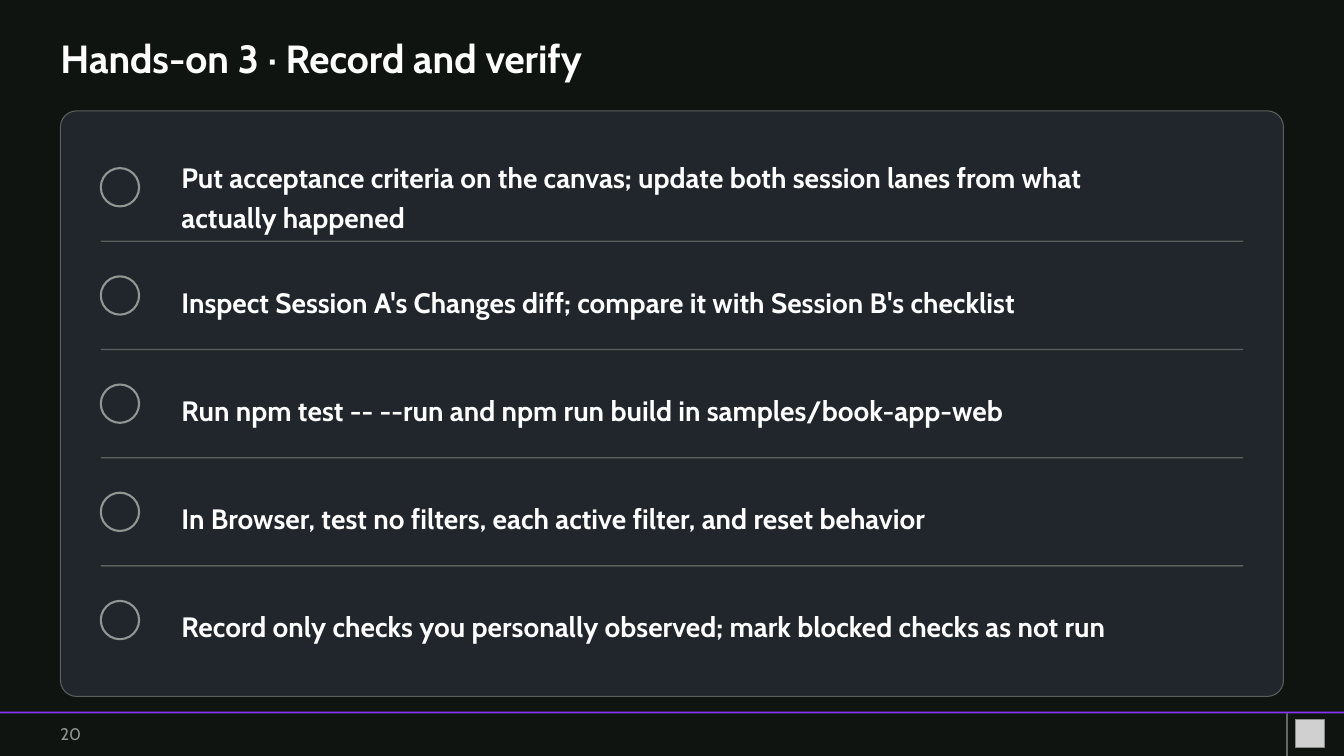
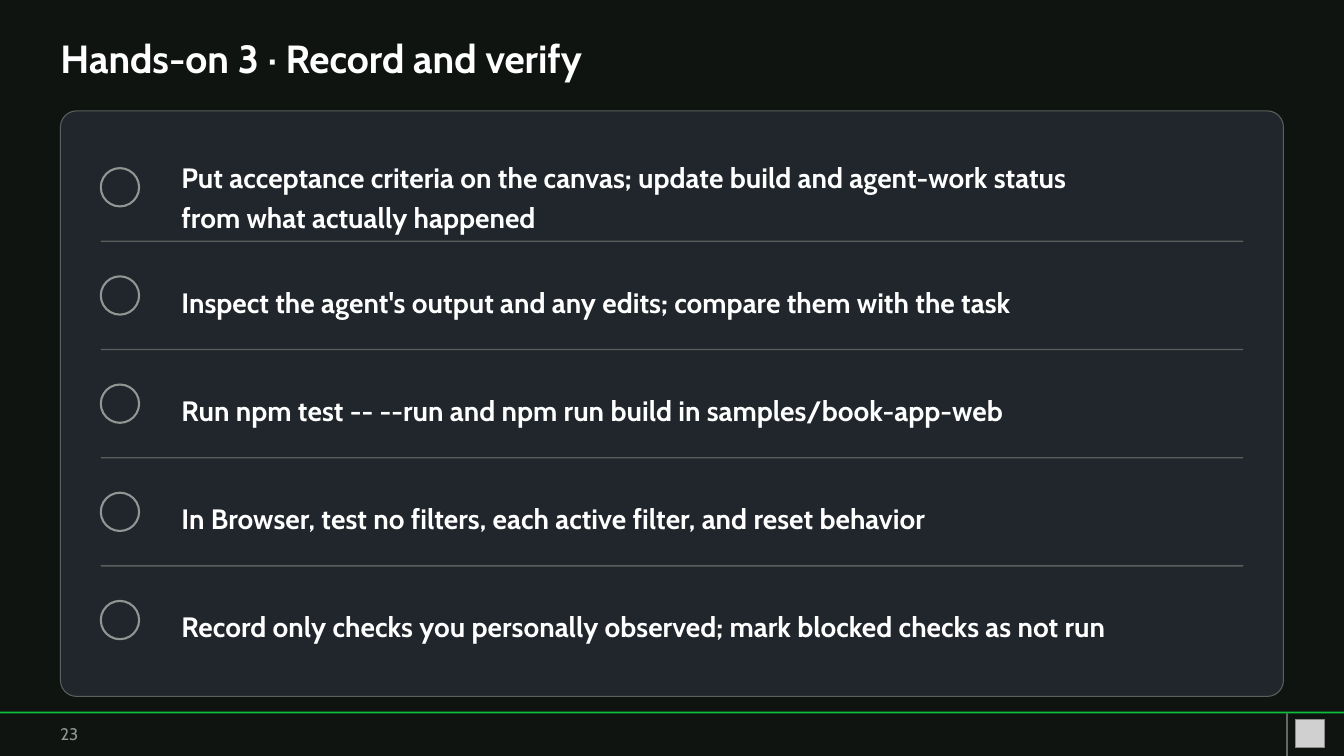
Before and after one commit to YXSSXR-9/copilot-app-for-beginners, a slide deck: slide 23 of workshop/copilot-app-book-app-workshop.pptx (slide 20 before the commit). Drawn at 1344x756 pixels with LibreOffice and Linux fonts; fonts in the diff are those of the drawing; grey boxes stand for pictures. Boxes give left, top, right and bottom in pixels: in the first picture for what was removed or moved away, otherwise in the second. Text is boxed around its words. In the diff, an @@ line names an element or a change of style, - is before the commit and + after.

```diff
--- a/workshop/copilot-app-book-app-workshop.pptx
+++ b/workshop/copilot-app-book-app-workshop.pptx
@@ text at (181, 167, 1066, 235): text changed @@
-Put acceptance criteria on the canvas; update both session lanes from what
-actually happened
+Put acceptance criteria on the canvas; update build and agent-work status
+from what actually happened
@@ text at (181, 292, 1010, 319): text changed @@
-Inspect Session A's Changes diff; compare it with Session B's checklist
+Inspect the agent's output and any edits; compare them with the task
@@ rectangle at (0, 712, 1344, 714): fill #8534F3 to #0EBE3D @@
@@ text at (60, 728, 78, 740): text changed @@
-20
+23
```
Also in this commit, not shown: 19 other slides changed, 5 slides added, 2 slides removed, 48 other files.
